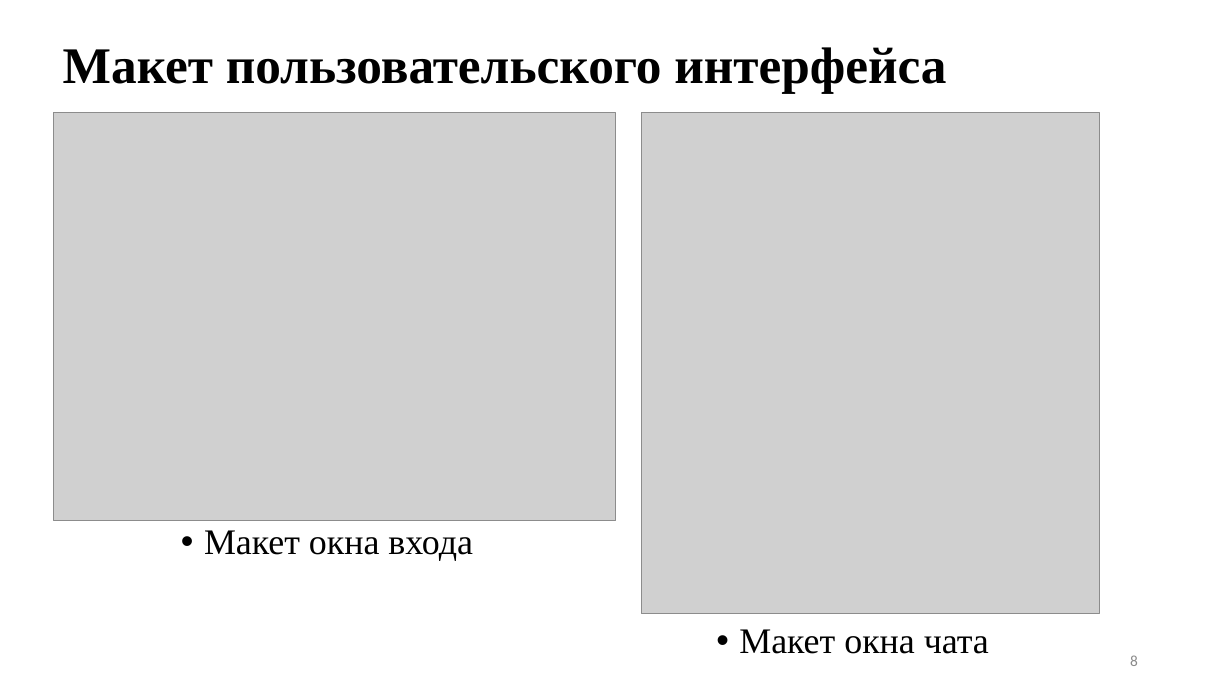
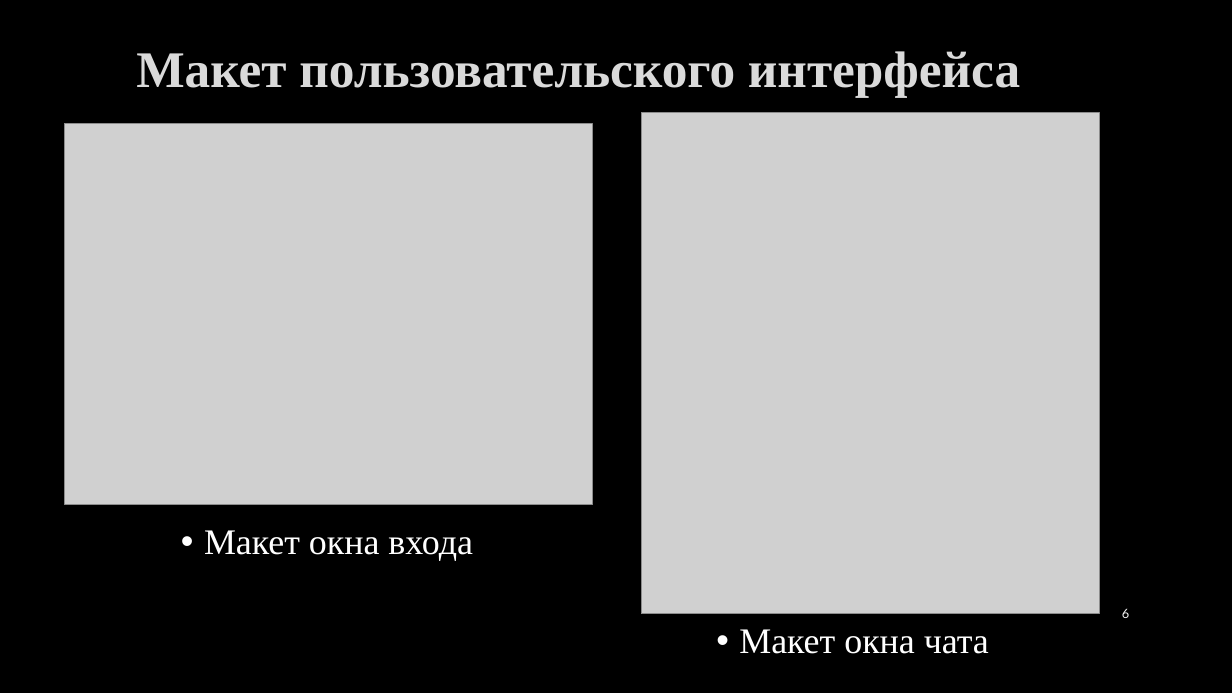
Before and after one commit to Pablo3sc0bar/KB_BMSTU, a slide deck: slide 6 of Презентация.pptx (slide 8 before the commit). Drawn at 1232x693 pixels with LibreOffice and Linux fonts; fonts in the diff are those of the drawing; grey boxes stand for pictures; background and template pictures are left out. Boxes give left, top, right and bottom in pixels: in the first picture for what was removed or moved away, otherwise in the second. Text is boxed around its words. In the diff, an @@ line names an element or a change of style, - is before the commit and + after.

```diff
--- a/Презентация.pptx
+++ b/Презентация.pptx
@@ background #FFFFFF to picture (left out) @@
@@ title "Макет пользовательского интерфейса" at (x1=136, y1=51, x2=1020, y2=98): text colour #000000 to #DADADA, letter outline none to #404040 0.75 pt; alignment left to centre; line spacing 0.9 to 1 @@
@@ picture resized from (x1=54, y1=113, x2=616, y2=520) to (x1=65, y1=124, x2=593, y2=505) @@
@@ text "Макет окна входа" at (x1=204, y1=530, x2=473, y2=561): text colour #000000 to #FFFFFF @@
@@ text "Макет окна чата" at (x1=739, y1=629, x2=989, y2=654): text colour #000000 to #FFFFFF @@
@@ page number added at (x1=1122, y1=609, x2=1129, y2=618), 10 pt, text #F2F2F2 @@
+6
@@ page number removed at (x1=1130, y1=655, x2=1138, y2=666) @@
-8
```
Also in this commit, not shown: 9 other slides changed, 1 slide added, 3 slides removed, 2 other files.
